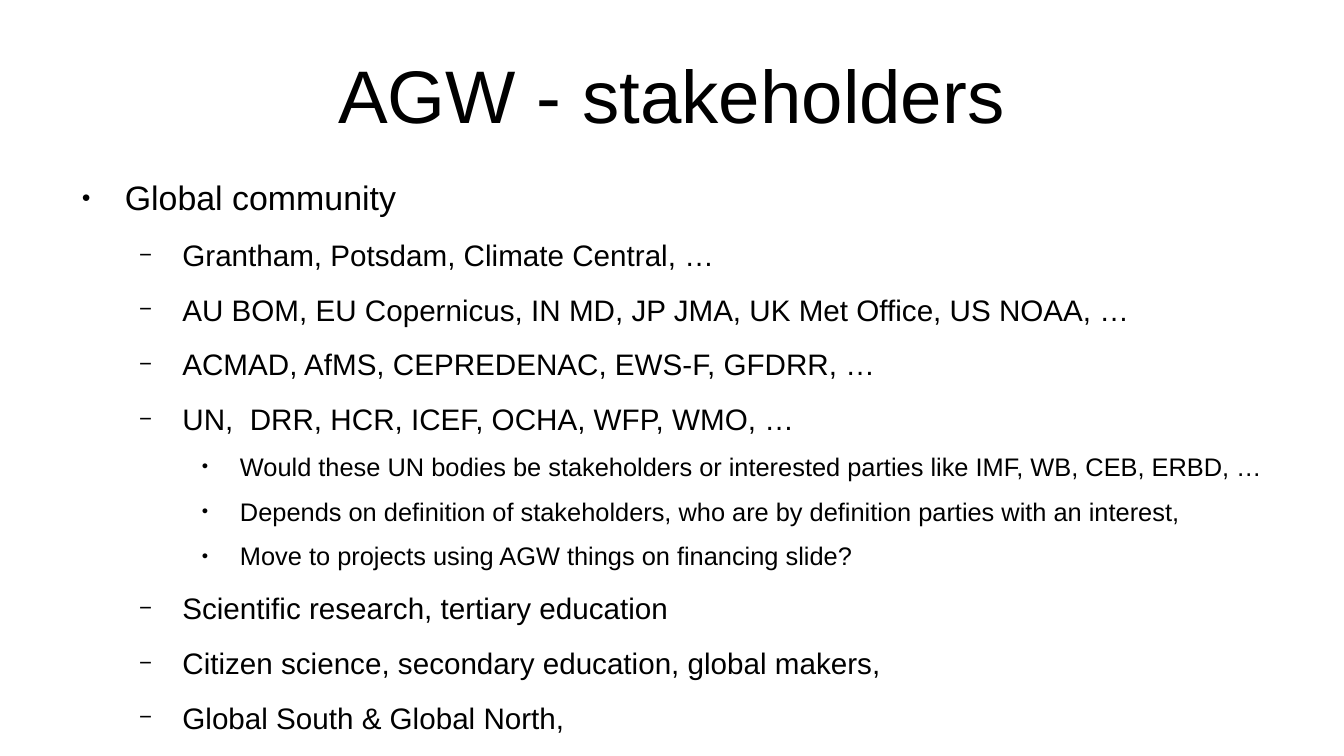
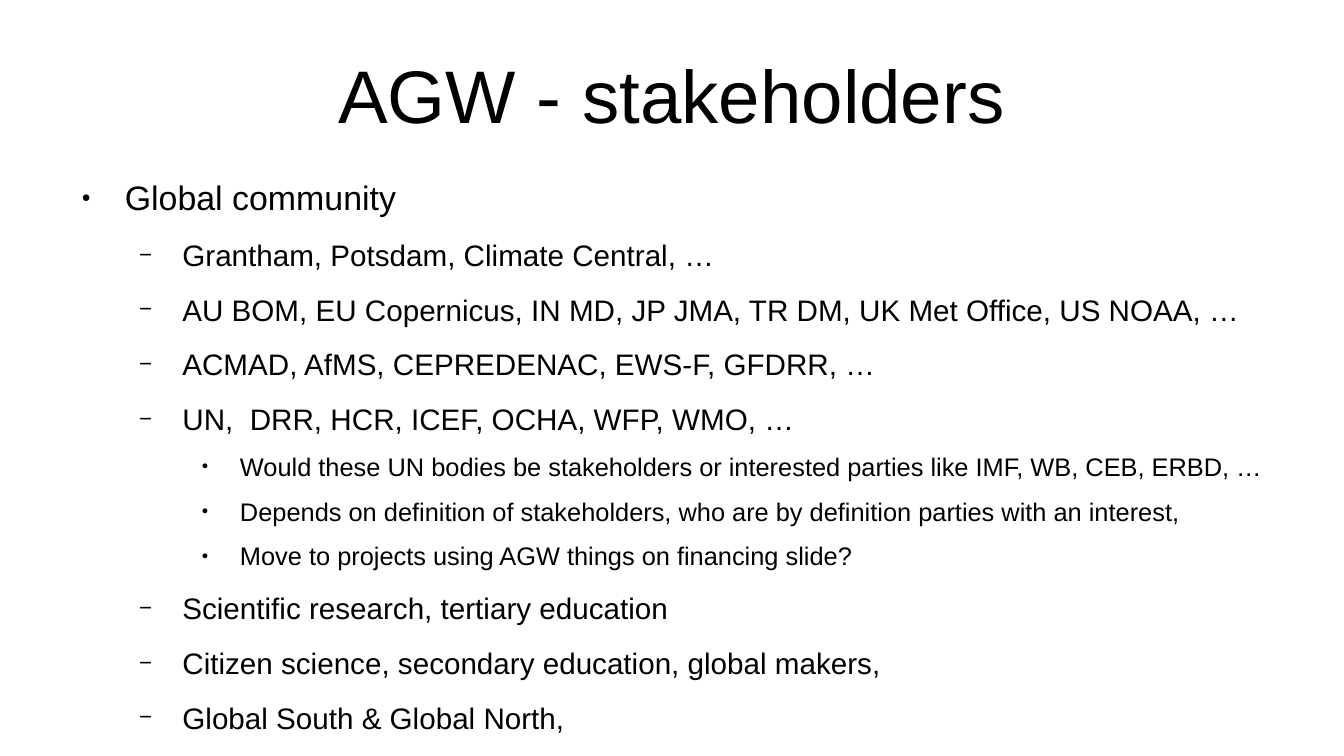
Before and after one commit to YorkEarwaker/Climate-Model, a slide deck: slide 8 of ppm/anthropogenic-global-warming-context.odp. Drawn at 1344x756 pixels with LibreOffice and Linux fonts; fonts in the diff are those of the drawing. Boxes give left, top, right and bottom in pixels: in the first picture for what was removed or moved away, otherwise in the second. Text is boxed around its words. In the diff, an @@ line names an element or a change of style, - is before the commit and + after.

Commit message:
update

```diff
--- a/ppm/anthropogenic-global-warming-context.odp
+++ b/ppm/anthropogenic-global-warming-context.odp
@@ text at <box>182,299,1201,326</box>: text changed @@
-  − AU BOM, EU Copernicus, IN MD, JP JMA, UK Met Office, US NOAA, …
+  − AU BOM, EU Copernicus, IN MD, JP JMA, TR DM, UK Met Office, US NOAA, …
```
